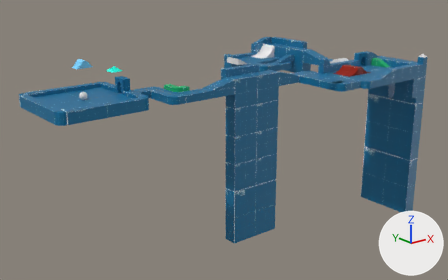
Two versions of the glTF model public/assets/maze_platform_high.glb, one commit apart.
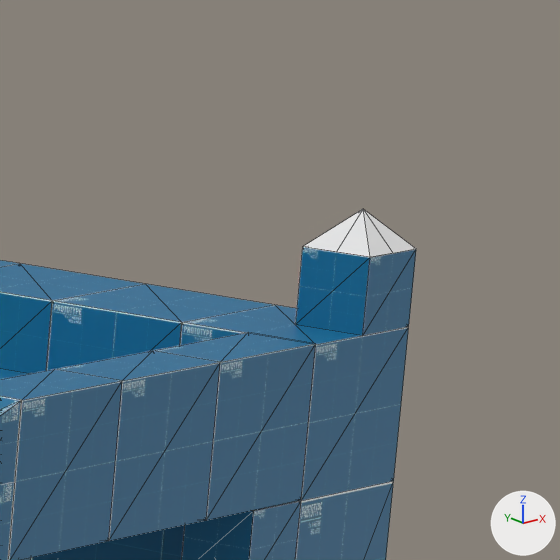
The first picture shows the older version from a camera (50 mm lens) standing at (-37.7, -72.3, 18.9) and looking at (18.9, -1.5, -9.4). The close-ups show the older and then the newer version on the part from 88% to 98% of the width and 13% to 30% of the height of that picture. Only the edits that show in the close-ups are written down. The axes (+X, +Y, +Z) are drawn at lower right. The lights are the same throughout. The close-ups show mesh edges as thin lines. Where no turn or scale is listed for an object, it has been applied to the vertices.

Before the edit, the objects in view are built like this:
```python
me_pyramid_2x2__1 = bpy.data.meshes.new('pyramid_2x2 (1)')
me_pyramid_2x2__1.from_pydata([(0.5, 0.0, 0.0), (0.0, 0.0, 0.0), (0.5, 0.5, 0.5), (1.0, 0.0, 0.0), (0.0, 0.5, 0.0), (0.0, 1.0, 0.0), (0.5, 1.0, 0.0), (1.0, 1.0, 0.0), (1.0, 0.5, 0.0)], [], [(0, 2, 1), (0, 3, 2), (4, 2, 5), (4, 1, 2), (6, 2, 7), (6, 5, 2), (8, 2, 3), (8, 7, 2)])
me_pyramid_2x2__1.materials.append(mat_prototype_512x512_yellow)  # its picture is missing
me_wall__7 = bpy.data.meshes.new('Wall (7)')
me_wall__7.from_pydata(...)  # a box spanning x -0.5..0.5, y -0.5..0.5, z -0.5..0.5
me_wall__7.materials.append(mat_prototype_512x512_blue2)
ob_pyramid_2x2__1 = bpy.data.objects.new('pyramid_2x2 (1)', me_pyramid_2x2__1)
ob_pyramid_2x2__1.location = (43.0, -19.0, 3.0)
ob_wall__60 = bpy.data.objects.new('Wall (60)', me_wall__7)
ob_wall__60.parent = ob_walls
ob_wall__60.location = (44.91, -12.85, 1.0)
ob_wall__60.scale = (2.0, 2.0, 2.0)
ob_wall__61 = bpy.data.objects.new('Wall (61)', me_wall__7)
ob_wall__61.parent = ob_walls
ob_wall__61.location = (44.91, -14.85, 1.0)
ob_wall__61.scale = (2.0, 2.0, 2.0)
# also in view: 'Cube (29)' at (39.0, -18.5, 1.0); 'Cube (24)' at (37.0, -18.5, 1.0); 'Wall (63)' at (43.5, -18.5, 2.5); 'Cube.002' at (34.5, -18.5, 1.0); 'Wall (70)' at (43.0, -17.0, -2.0)
```
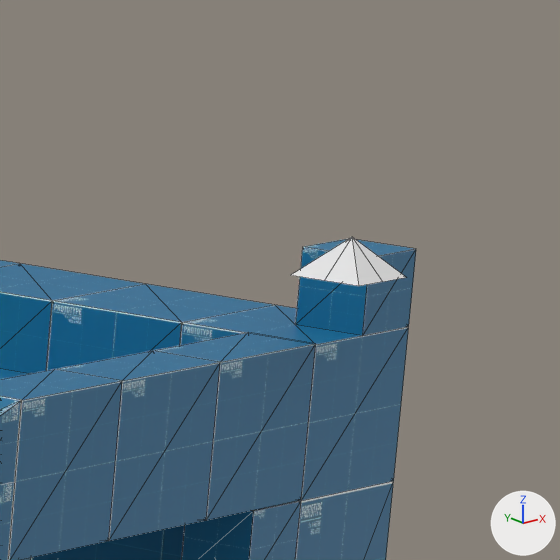
The change in detail:
Object 'pyramid_2x2 (1)' (ob_pyramid_2x2__1) moves from (43.0, -19.0, 3.0) to (41.09, -20.14, 3.0).

Where the change shows, as pixel boxes (x1, y1, x2, y2) in the close-ups (560 x 560 px):
'pyramid_2x2 (1)', moved
    before: (303, 209, 416, 257)
    after: (291, 237, 406, 286)
